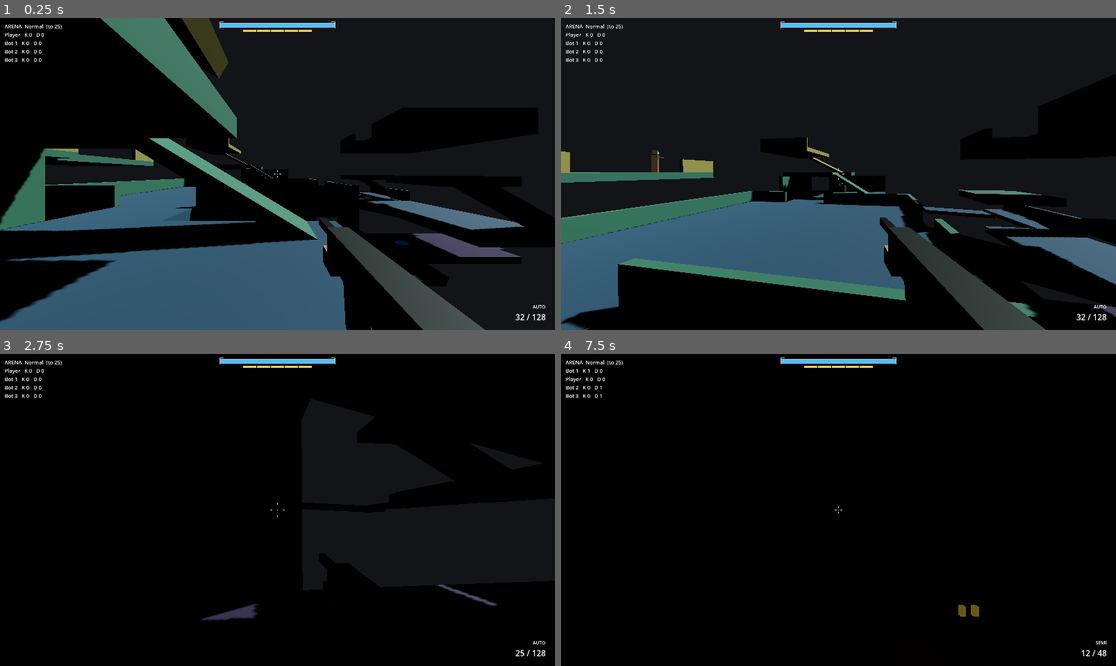
Above: before the commit, frames 1-4 (two rows, left to right).
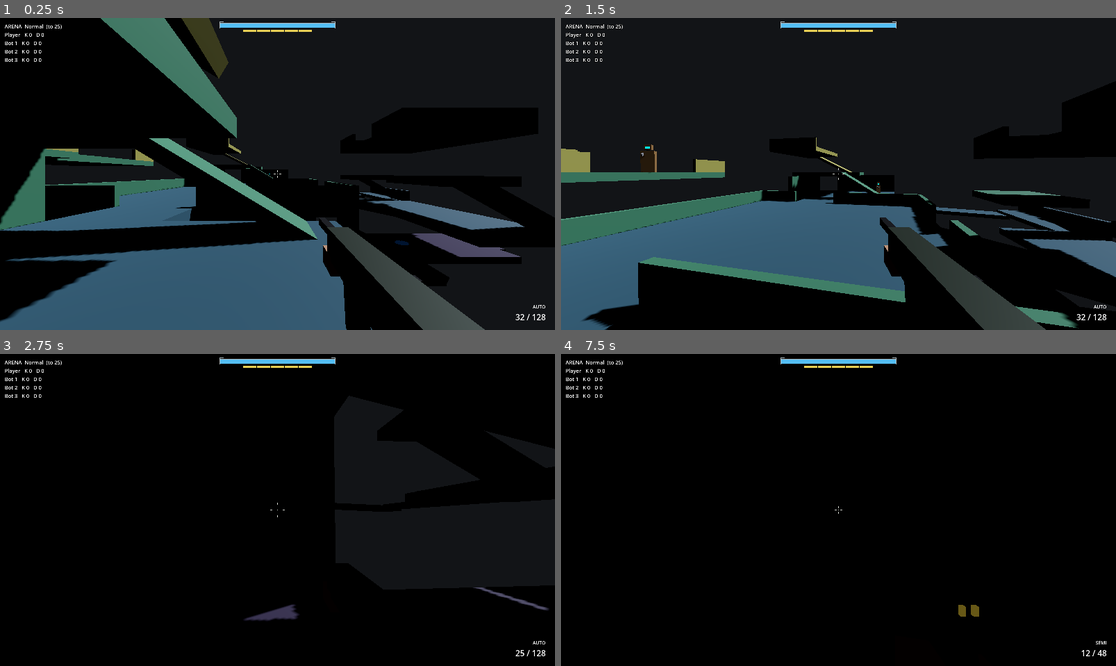
Above: after the commit, the same moments.

Repository: StudioSadTouch/Project-Long-Colt
Game: Godot game, scene res://scenes/main/arena_lockout.tscn
The game is run twice, just before and just after one commit, with the same random seed, the same clock (stepped at 60 frames per second) and the same inputs.
Inputs (mouse positions are in pixels of both pictures, inside the frame that each line leads up to):
- Up to frame 1 (0.25 s): no input
- Up to frame 2 (1.5 s): tap Enter at 0.5 s; move the mouse to (866, 174) at 0.52 s; hold Right mouse button (action_alt_fire) 0.53-1.28 s; hold W (action_move_forward) from 0.53 s (still down); tap Space (action_jump) at 0.77 s; move the mouse to (810, 174) at 1.27 s; tap Ctrl (action_crouch) at 1.35 s
- Up to frame 3 (2.75 s): keep holding W (action_move_forward); tap Space (action_jump) at 1.52 s; move the mouse to (288, 503) at 2.02 s; press the mouse at (288, 503) at 2.03 s
- Up to frame 4 (7.5 s): move the mouse to (832, 516) at 2.77 s; release the mouse at (832, 516) at 2.78 s; tap F (action_fire_select) at 2.85 s; tap Space (action_jump) at 3.02, 3.5, 3.77, 4.52, 5.75, 6.02, 6.77, 7.25 s; move the mouse to (877, 513) at 3.52 s; hold E (action_interact) 3.53-4.28 s; move the mouse to (794, 506) at 4.27 s; tap V (action_melee) at 4.35 s; tap Enter at 5, 6.5 s; move the mouse to (844, 510) at 5.02 s; hold 1 (action_weapon_1) 5.03-5.78 s; move the mouse to (816, 503) at 5.77 s; release W (action_move_forward) at 5.78 s; hold D (action_move_right) 5.78-6.53 s; tap 2 (action_weapon_2) at 5.85 s; move the mouse to (866, 510) at 6.52 s; hold Mouse wheel up (action_weapon_next) 6.53-7.28 s; hold W (action_move_forward) from 6.53 s (still down); move the mouse to (810, 510) at 7.27 s; tap Mouse wheel down (action_weapon_prev) at 7.35 s

The runs differ from the first frame. In frame 1, less than 0.1% of the frame differs, in the area x 47-49%, y 49-52%; in frame 2, 5.0%, in the area x 0-100%, y 38-100%; in frame 3, 0.8%; in frame 4, 0.1%.

Commit message:
Player hitboxes: Hurtbox (layer 2) + Rig HeadArmored/HeadUnarmored (Hitbox 32) like dummy_rig; rays pass through the capsule
- player.tscn: Hurtbox AnimatableBody3D 0.7x1.4x0.4 on layer 2; Rig with helmet, visor and neck
  shapes at dummy_rig.tscn positions/sizes, no meshes (first person).
- Player: joins Weapon.PASSTHROUGH_GROUP (only when it has a Hurtbox), get_own_colliders(),
  get_aim_points() (body/head/face, empty while dead), get_eye_position(), is_dead(); crouch
  lowers the Rig and shortens the Hurtbox with the eye, like Bot.
- Weapon: PASSTHROUGH_GROUP + is_ignored_collider() for rays, zone probe and melee sweep; the
  player's own weapons exclude every Player.get_own_colliders() body.
- AimAssist: reticle ray excludes the player's own colliders and skips passthrough colliders.
Bots' HIT_MASK | LAYER_PLAYER now scores body / helmet / face on the player as on bots. No tuning
changes.

Diff:
--- a/scenes/player/player.tscn
+++ b/scenes/player/player.tscn
@@ -13,6 +13,19 @@
 radius = 0.35
 height = 1.8
 
+[sub_resource type="BoxShape3D" id="BoxShape3D_hurt"]
+resource_local_to_scene = true
+size = Vector3(0.7, 1.4, 0.4)
+
+[sub_resource type="BoxShape3D" id="BoxShape3D_helmet"]
+size = Vector3(0.36, 0.34, 0.36)
+
+[sub_resource type="BoxShape3D" id="BoxShape3D_visor"]
+size = Vector3(0.24, 0.14, 0.04)
+
+[sub_resource type="BoxShape3D" id="BoxShape3D_neck"]
+size = Vector3(0.16, 0.07, 0.16)
+
 [node name="Player" type="CharacterBody3D"]
 collision_layer = 2
 collision_mask = 5
@@ -22,6 +35,37 @@
 [node name="CollisionShape3D" type="CollisionShape3D" parent="."]
 transform = Transform3D(1, 0, 0, 0, 1, 0, 0, 0, 1, 0, 0.9, 0)
 shape = SubResource("CapsuleShape3D_body")
+
+[node name="Hurtbox" type="AnimatableBody3D" parent="."]
+collision_layer = 2
+collision_mask = 0
+sync_to_physics = false
+
+[node name="Shape" type="CollisionShape3D" parent="Hurtbox"]
+transform = Transform3D(1, 0, 0, 0, 1, 0, 0, 0, 1, 0, 0.7, 0)
+shape = SubResource("BoxShape3D_hurt")
+
+[node name="Rig" type="Node3D" parent="."]
+
+[node name="HeadArmored" type="StaticBody3D" parent="Rig" groups=["hitbox_head_armored"]]
+transform = Transform3D(1, 0, 0, 0, 1, 0, 0, 0, 1, 0, 1.64, 0)
+collision_layer = 32
+collision_mask = 0
+
+[node name="HelmetShape" type="CollisionShape3D" parent="Rig/HeadArmored"]
+shape = SubResource("BoxShape3D_helmet")
+
+[node name="HeadUnarmored" type="StaticBody3D" parent="Rig" groups=["hitbox_head_unarmored"]]
+collision_layer = 32
+collision_mask = 0
+
+[node name="VisorShape" type="CollisionShape3D" parent="Rig/HeadUnarmored"]
+transform = Transform3D(1, 0, 0, 0, 1, 0, 0, 0, 1, 0, 1.6, -0.2)
+shape = SubResource("BoxShape3D_visor")
+
+[node name="NeckShape" type="CollisionShape3D" parent="Rig/HeadUnarmored"]
+transform = Transform3D(1, 0, 0, 0, 1, 0, 0, 0, 1, 0, 1.435, 0)
+shape = SubResource("BoxShape3D_neck")
 
 [node name="Head" type="Node3D" parent="."]
 transform = Transform3D(1, 0, 0, 0, 1, 0, 0, 0, 1, 0, 1.62, 0)
--- a/scripts/player/aim_assist.gd
+++ b/scripts/player/aim_assist.gd
@@ -134,10 +134,13 @@
 	var reach := data.aim_assist_range if data.aim_assist_range > 0.0 else data.max_range
 	var to := from - _camera.global_transform.basis.z * reach
 	var mask := weapon.get_hit_mask() if weapon != null else Weapon.HIT_MASK
-	var exclude: Array[RID] = [_player.get_rid()]
+	# The player's own capsule, Hurtbox and head hitboxes (the camera sits inside the helmet).
+	var exclude: Array[RID] = []
+	for body in _player.get_own_colliders():
+		exclude.append(body.get_rid())
 	var space := _player.get_world_3d().direct_space_state
 	var collider: CollisionObject3D = null
-	# Same rule as Weapon._cast_ray: areas only count on the Hitbox layer.
+	# Same rule as Weapon._cast_ray: areas only count on the Hitbox layer; passthrough skipped.
 	for _i in 8:
 		var query := PhysicsRayQueryParameters3D.create(from, to, mask, exclude)
 		query.collide_with_areas = true
@@ -147,7 +150,7 @@
 		collider = hit.collider as CollisionObject3D
 		if collider == null:
 			return false
-		if collider is Area3D and not (collider.collision_layer & Weapon.LAYER_HITBOX):
+		if Weapon.is_ignored_collider(collider):
 			exclude.append(hit.rid)
 			collider = null
 			continue
--- a/scripts/player/player.gd
+++ b/scripts/player/player.gd
@@ -2,6 +2,16 @@
 extends CharacterBody3D
 ## First-person body for the Phase 0 pad.
 ## Yaw lives on this node. Pitch lives on Head. Movement reads this body's -Z.
+## Hit layout, same scheme and sizes as the dummies and bots (dummy_rig.tscn), so TTK matches
+## both ways:
+##   root capsule  layer 2 (Player), movement, pickups, lifts, kill volumes. In group
+##                 Weapon.PASSTHROUGH_GROUP, so hitscan and melee pass through it (a 0.35 m
+##                 capsule would cover the visor and turn head shots into body shots).
+##   Hurtbox       AnimatableBody3D on layer 2, box 0.7 x 1.4 x 0.4: body hits.
+##   Rig heads     HeadArmored (helmet) / HeadUnarmored (visor + neck) on Hitbox (32).
+## Crouch lowers the Rig and shortens the Hurtbox with the eye. The player's own weapons and
+## AimAssist exclude all of these (get_own_colliders()). take_damage stays on the root, so
+## Weapon's receiver (nearest ancestor with take_damage) is the Player for every zone.
 
 const STAND_HEIGHT := 1.8
 const CROUCH_HEIGHT := 1.15
@@ -9,6 +19,10 @@
 const STAND_EYE := 1.62
 const CROUCH_EYE := 0.95
 const PITCH_LIMIT := 89.0
+const HURTBOX_HEIGHT := 1.4
+const HURTBOX_MIN_HEIGHT := 0.7
+## get_aim_points().body height above the Rig origin, as DummyCore and Bot.
+const BODY_AIM_HEIGHT := 0.7
 
 @export var stand_speed: float = 7.5
 @export var crouch_speed: float = 3.2
@@ -65,6 +79,10 @@
 @onready var camera: Camera3D = $Head/Camera3D
 @onready var collision_shape: CollisionShape3D = $CollisionShape3D
 @onready var health_shield: HealthShield = get_node_or_null("HealthShield")
+## Optional (older scenes without them keep the capsule as the hit body).
+@onready var hurtbox: AnimatableBody3D = get_node_or_null(^"Hurtbox") as AnimatableBody3D
+@onready var hurtbox_shape := get_node_or_null(^"Hurtbox/Shape") as CollisionShape3D
+@onready var rig: Node3D = get_node_or_null(^"Rig") as Node3D
 
 
 func _ready() -> void:
@@ -85,6 +103,9 @@
 	camera.fov = fov
 	camera.current = true
 	add_to_group("player")
+	if hurtbox != null:
+		# Rays hit the Hurtbox and Rig heads instead of the capsule.
+		add_to_group(Weapon.PASSTHROUGH_GROUP)
 	if DisplayServer.get_name() != "headless":
 		Input.mouse_mode = Input.MOUSE_MODE_CAPTURED
 
@@ -199,6 +220,40 @@
 	velocity = Vector3.ZERO
 	global_transform = _spawn_transform
 	health_shield.reset()
+
+
+func is_dead() -> bool:
+	return health_shield != null and health_shield.dead
+
+
+## Every collider the player's own weapons, melee and AimAssist must ignore.
+func get_own_colliders() -> Array[CollisionObject3D]:
+	var bodies: Array[CollisionObject3D] = [self]
+	for path: NodePath in [^"Hurtbox", ^"Rig/HeadArmored", ^"Rig/HeadUnarmored"]:
+		var body := get_node_or_null(path) as CollisionObject3D
+		if body != null:
+			bodies.append(body)
+	return bodies
+
+
+## Aim points in DummyCore's format (body, helmet "head", visor "face"), for bots. Empty while
+## dead. The player is not in group aim_target, so its own AimAssist never sees these.
+func get_aim_points() -> Dictionary:
+	if is_dead():
+		return {}
+	var base := rig.global_position if rig != null else global_position
+	var points := {"body": base + Vector3.UP * BODY_AIM_HEIGHT}
+	var helmet := get_node_or_null(^"Rig/HeadArmored") as Node3D
+	if helmet != null:
+		points["head"] = helmet.global_position
+	var visor := get_node_or_null(^"Rig/HeadUnarmored/VisorShape") as Node3D
+	if visor != null:
+		points["face"] = visor.global_position
+	return points
+
+
+func get_eye_position() -> Vector3:
+	return camera.global_position
 
 
 ## Melee lunge: drive horizontal velocity along direction for up to duration seconds.
@@ -374,3 +429,19 @@
 	_landing_dip = move_toward(_landing_dip, 0.0, 0.45 * delta)
 	head.position.y = _eye_height - _landing_dip
 	camera.rotation = Vector3(view_kick.x, view_kick.y, 0.0)
+	_apply_hit_pose()
+
+
+## Crouch lowers the Rig (head hitboxes ride with it) and shortens the Hurtbox, like Bot.
+func _apply_hit_pose() -> void:
+	var drop := STAND_EYE - _eye_height
+	if rig != null:
+		rig.position.y = -drop
+	if hurtbox_shape == null:
+		return
+	var box := hurtbox_shape.shape as BoxShape3D
+	var height := maxf(HURTBOX_HEIGHT - drop, HURTBOX_MIN_HEIGHT)
+	if box == null or is_equal_approx(box.size.y, height):
+		return
+	box.size = Vector3(box.size.x, height, box.size.z)
+	hurtbox_shape.position = Vector3(0.0, height * 0.5, 0.0)
--- a/scripts/weapons/weapon.gd
+++ b/scripts/weapons/weapon.gd
@@ -10,7 +10,9 @@
 ## "hitbox_head_armored" (helmet), and legacy "hitbox_head", treated as armored. Anything
 ## else is body. Shots, the zone probe and the melee sweep hit PhysicsBody3Ds on World (1),
 ## Enemy (3) or Hitbox (6), and Area3Ds only on Hitbox (6), so triggers, pickups and water
-## don't absorb bullets. Put hitbox Areas on layer 6 only.
+## don't absorb bullets. Put hitbox Areas on layer 6 only. Colliders in group
+## PASSTHROUGH_GROUP are skipped too (movement capsules whose owner has its own Hurtbox and
+## head hitboxes, e.g. the Player).
 ## Zone colliders forward to the nearest ancestor that has take_damage.
 ## info carries hit_zone (HitZone), hit_zone_name, and headshot (true for both head zones).
 ## Audio and VFX: connect to fired, dry_fired, reload_started, melee_started, hit_confirmed.
@@ -29,12 +31,15 @@
 ##   aim_source         Node3D whose global transform is the ray origin and -Z aim direction,
 ##                      the spread basis and the melee sweep origin. null = the player camera.
 ##   exclude_bodies     CollisionObject3Ds never hit (the shooter's own body and hitboxes).
-##                      The Player, when set, is always excluded.
+##                      The Player, when set, is always excluded with its own colliders
+##                      (Player.get_own_colliders(): capsule, Hurtbox, head hitboxes).
 ##   shooter            Node reported as info.source (defaults to player).
 ##   aim_assist         set by WeaponHolder for the human player only; null is fine.
 ## A Weapon works without a Player: lunge, recoil-to-view and zoom FOV are holder/player-side
-## and simply don't happen. The Player itself is damageable by these rays: it is on layer 2
-## (LAYER_PLAYER) with take_damage on the root, and has no zone groups, so hits count as BODY.
+## and simply don't happen. The Player itself is damageable by these rays on layer 2
+## (LAYER_PLAYER): its Hurtbox (body) is on layer 2 and its head hitboxes on Hitbox (6) with
+## the usual zone groups, and rays pass through its capsule (PASSTHROUGH_GROUP), so a mask of
+## HIT_MASK | LAYER_PLAYER scores body, helmet and face on the player exactly as on bots.
 ## Subclass hooks: _can_fire, _consume_ammo, _emit_shots, _on_trigger_released, _alt_fire, _melee.
 
 signal ammo_changed(magazine: int, reserve: int)
@@ -72,6 +77,8 @@
 const LAYER_PLAYER := 1 << 1
 ## Non-hitbox Areas a single ray may skip before giving up.
 const MAX_AREA_SKIPS := 8
+## Colliders in this group never take or block hits (rays and melee pass through them).
+const PASSTHROUGH_GROUP := &"hitscan_passthrough"
 ## The visor probe only upgrades shots within ~45 degrees of straight into the face:
 ## dot(shot_dir, -face_forward) must exceed this. Face forward is the unarmored collider's -Z.
 const ZONE_PROBE_MIN_FACING := 0.7
@@ -516,7 +523,7 @@
 	_melee_surface = {}
 	for i in _melee_cast.get_collision_count():
 		var collider := _melee_cast.get_collider(i)
-		if _is_ignored_area(collider):
+		if is_ignored_collider(collider):
 			continue
 		var point := _melee_cast.get_collision_point(i)
 		var d := _aim().global_position.distance_to(point)
@@ -530,7 +537,7 @@
 			}
 	for i in _melee_cast.get_collision_count():
 		var collider := _melee_cast.get_collider(i)
-		if _is_ignored_area(collider):
+		if is_ignored_collider(collider):
 			continue
 		var target := _damage_receiver(collider)
 		if target == null:
@@ -677,7 +684,7 @@
 	for _i in MAX_AREA_SKIPS:
 		query.exclude = skip
 		var hit := space.intersect_ray(query)
-		if hit.is_empty() or not _is_ignored_area(hit.collider):
+		if hit.is_empty() or not is_ignored_collider(hit.collider):
 			return hit
 		skip.append(hit.rid)
 	return {}
@@ -697,11 +704,21 @@
 func _excluded_rids() -> Array[RID]:
 	var rids: Array[RID] = []
 	if player != null:
-		rids.append(player.get_rid())
+		for body in player.get_own_colliders():
+			rids.append(body.get_rid())
 	for body in exclude_bodies:
 		if is_instance_valid(body):
 			rids.append(body.get_rid())
 	return rids
+
+
+## Rays and melee skip this collider: an Area3D off the Hitbox layer, or a PASSTHROUGH_GROUP
+## member.
+static func is_ignored_collider(collider: Object) -> bool:
+	if _is_ignored_area(collider):
+		return true
+	var node := collider as Node
+	return node != null and node.is_in_group(PASSTHROUGH_GROUP)
 
 
 static func _is_ignored_area(collider: Object) -> bool:
Not shown: 1 places in scenes/player/player.tscn that only renumber resources
